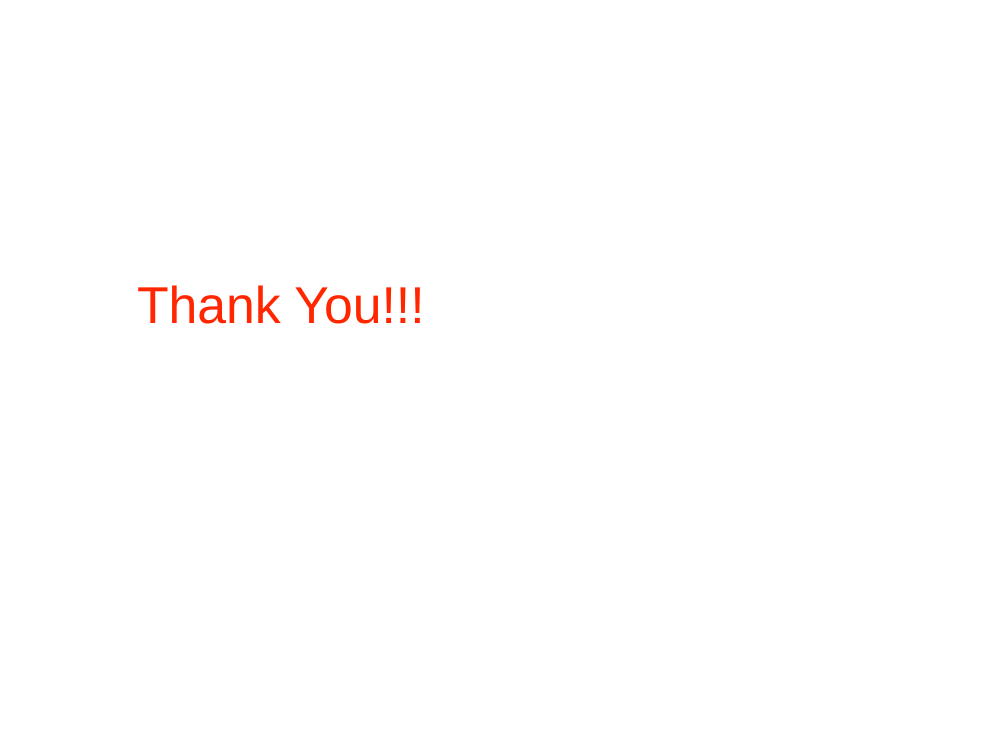
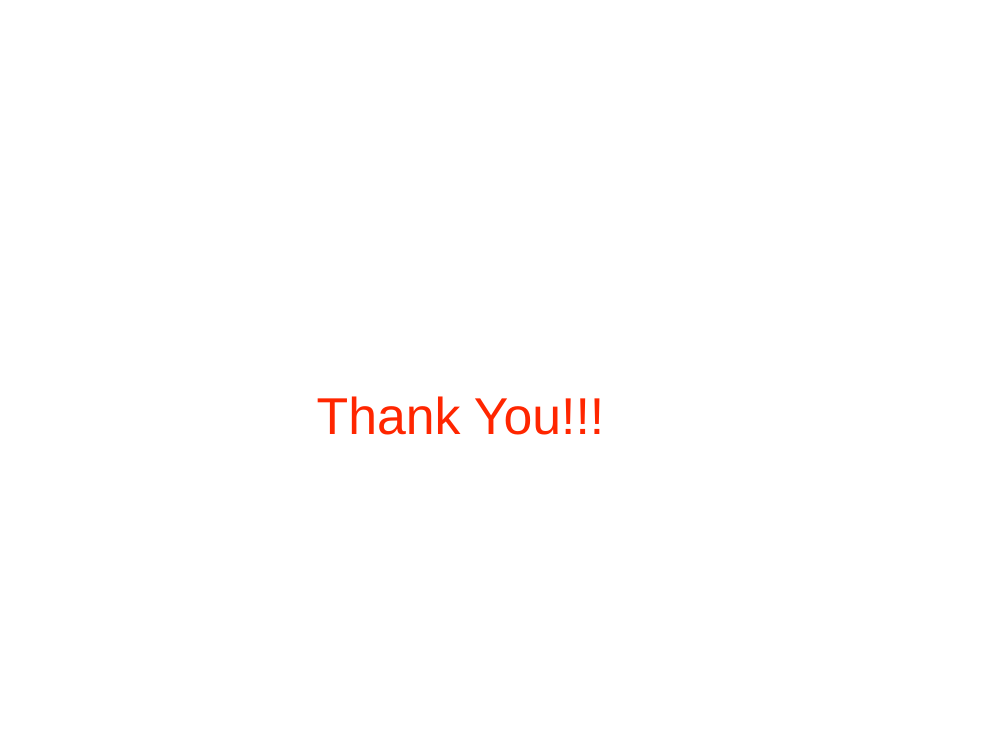
Before and after one commit to asinghania71/KM_PROJECT, a slide deck: slide 20 of kmppt.pptx (slide 13 before the commit). Drawn at 1008x756 pixels with LibreOffice and Linux fonts; fonts in the diff are those of the drawing; background and template pictures are left out. Boxes give left, top, right and bottom in pixels: in the first picture for what was removed or moved away, otherwise in the second. Text is boxed around its words. In the diff, an @@ line names an element or a change of style, - is before the commit and + after.

```diff
--- a/kmppt.pptx
+++ b/kmppt.pptx
@@ text "Thank You!!!": place and size @@
-text "Thank You!!!" at [137,285,424,324]
+text "Thank You!!!" at [317,396,604,435]
```
Also in this commit, not shown: 11 other slides changed, 7 slides added, 1 other file.
